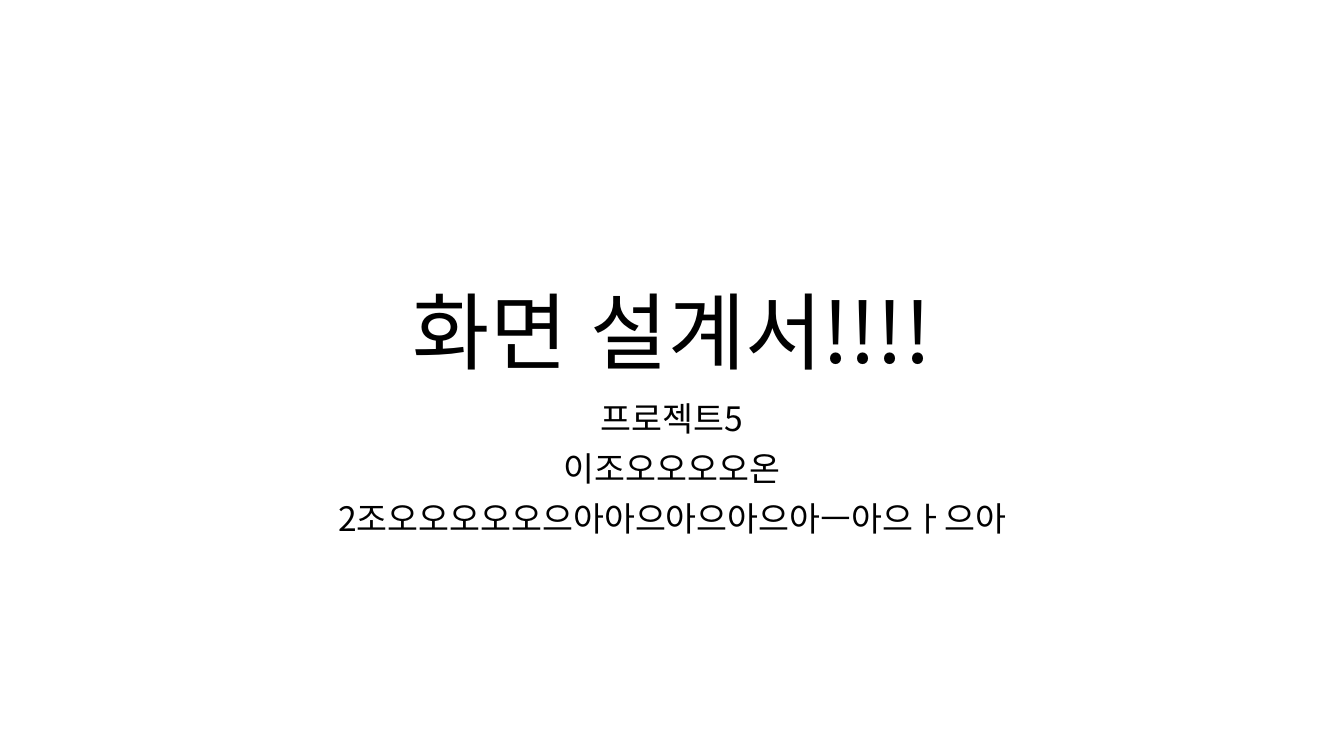
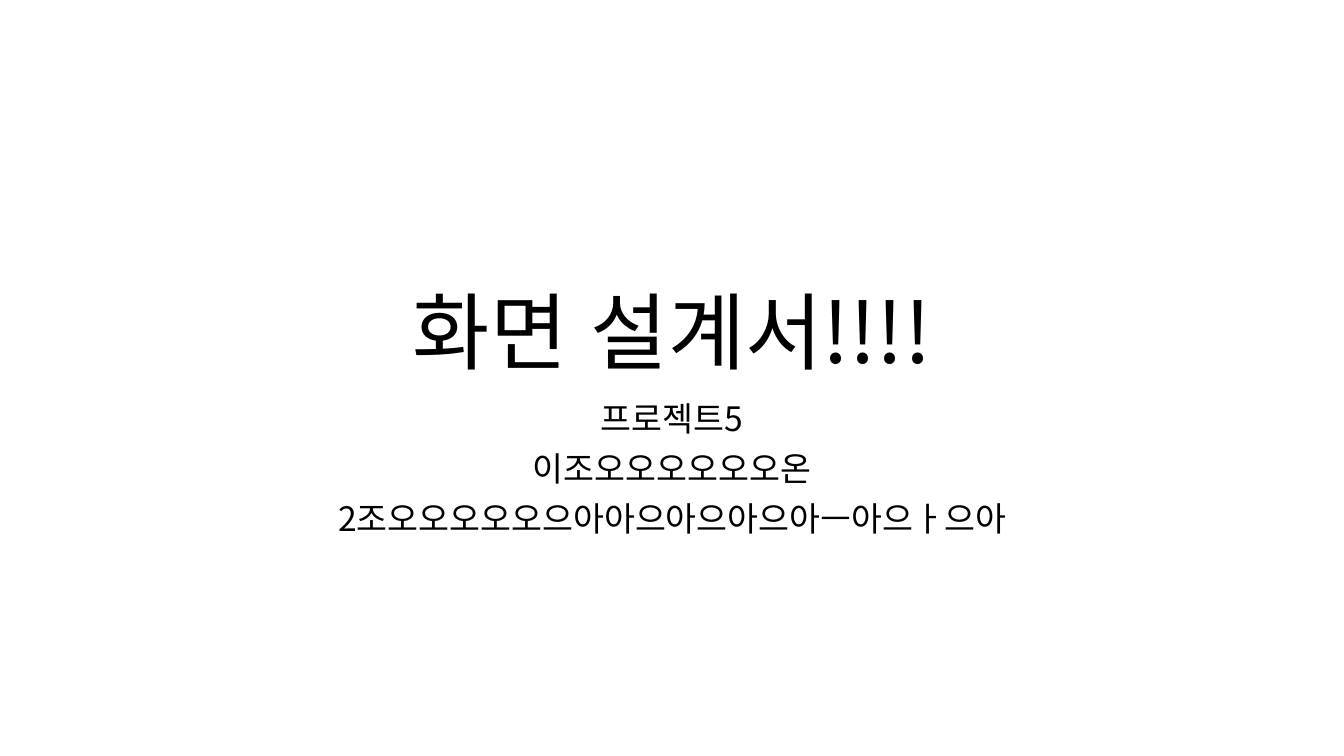
Before and after one commit to ezenteam2/e-Zone, a slide deck: slide 1 of 0 발표용 파워포인트/0417 3차발표/0417 project05 - 파워포인트 - 현태.pptx. Drawn at 1344x756 pixels with LibreOffice and Linux fonts; fonts in the diff are those of the drawing. Boxes give left, top, right and bottom in pixels: in the first picture for what was removed or moved away, otherwise in the second. Text is boxed around its words. In the diff, an @@ line names an element or a change of style, - is before the commit and + after.

```diff
--- a/0 발표용 파워포인트/0417 3차발표/0417 project05 - 파워포인트 - 현태.pptx
+++ b/0 발표용 파워포인트/0417 3차발표/0417 project05 - 파워포인트 - 현태.pptx
@@ subtitle at box(533, 453, 811, 484): text changed @@
-이조오오오오온
+이조오오오오오오온
```
Also in this commit, not shown: 7 slides added, 3 other files.
